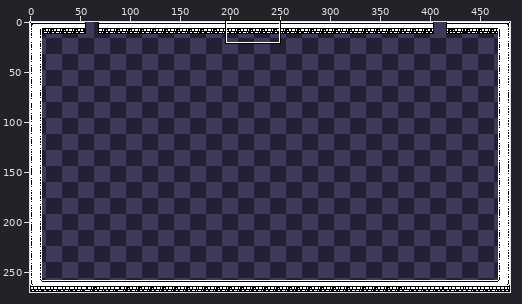
Edited in one commit: pixel-art file (assets/walls.aseprite). Above, an overview of the earlier version with the close-up marked.
Close-up. The starting point:
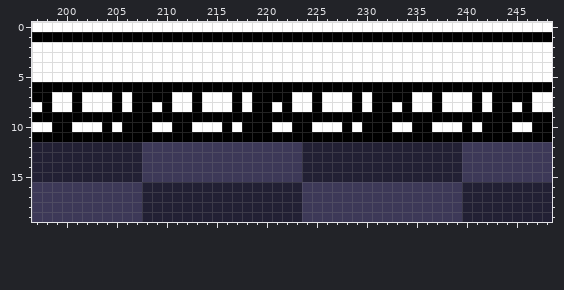
480x270 pixels, 1 frame. Shown: x 197..248, y 0..19. The commit also changed other parts of the picture, which this record leaves out.
After the commit:
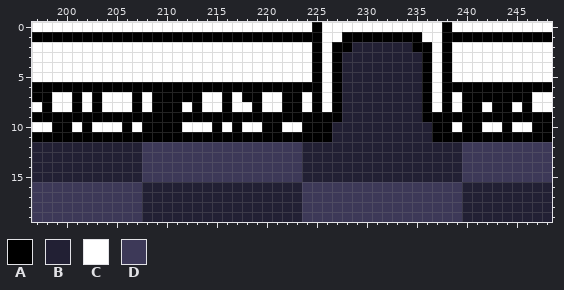
Palette (. is transparent): A #000000  B #222034  C #ffffff  D #3d3958
What changed:
Changed rows in their new state; - is an unchanged pixel.
Layer "Layer 1":
first column x 202:
 0 -----------------------A------------A-----
 1 ------------------------CC--------CC------
 2 -----------------------A-AABBBBBBAA-A-----
 3 -----------------------A-ABBBBBBBBA-A-----
 4 -----------------------A-ABBBBBBBBA-A-----
 5 -----------------------A-ABBBBBBBBA-A-----
 6 ------------------------C-BBBBBBBB-C------
 7 -A-C--C--AA---ACA-CC-A---ABBBBBBBBACA-A-A-
 8 -A-C--CA-A----AC--C--A---ABBBBBBBBACA-A---
 9 --------------------------BBBBBBBB--------
10 A-C--C-AA-C--ACACC-A-C-AABBBBBBBBBBAA--ACC
11 -------------------------BBBBBBBBBB-------
Pixel boxes of the changes (left, top, right, bottom) in both close-ups:
changed: (82, 22, 502, 142)
